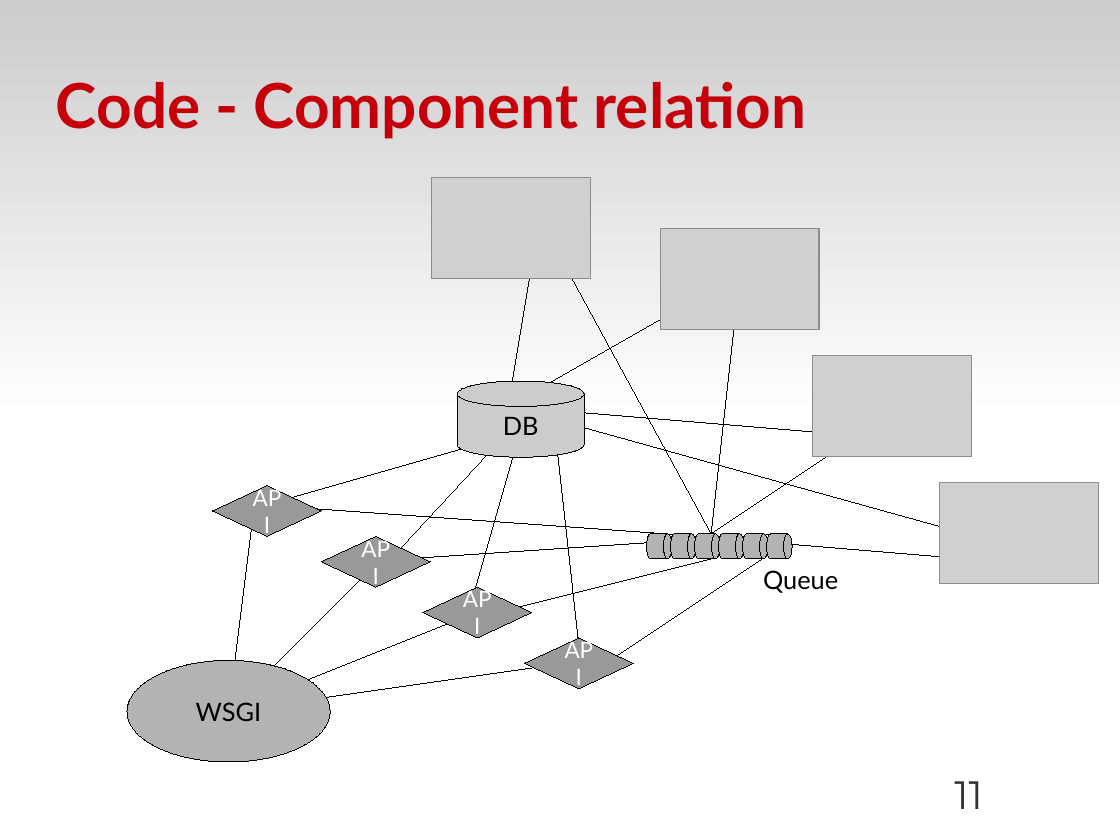
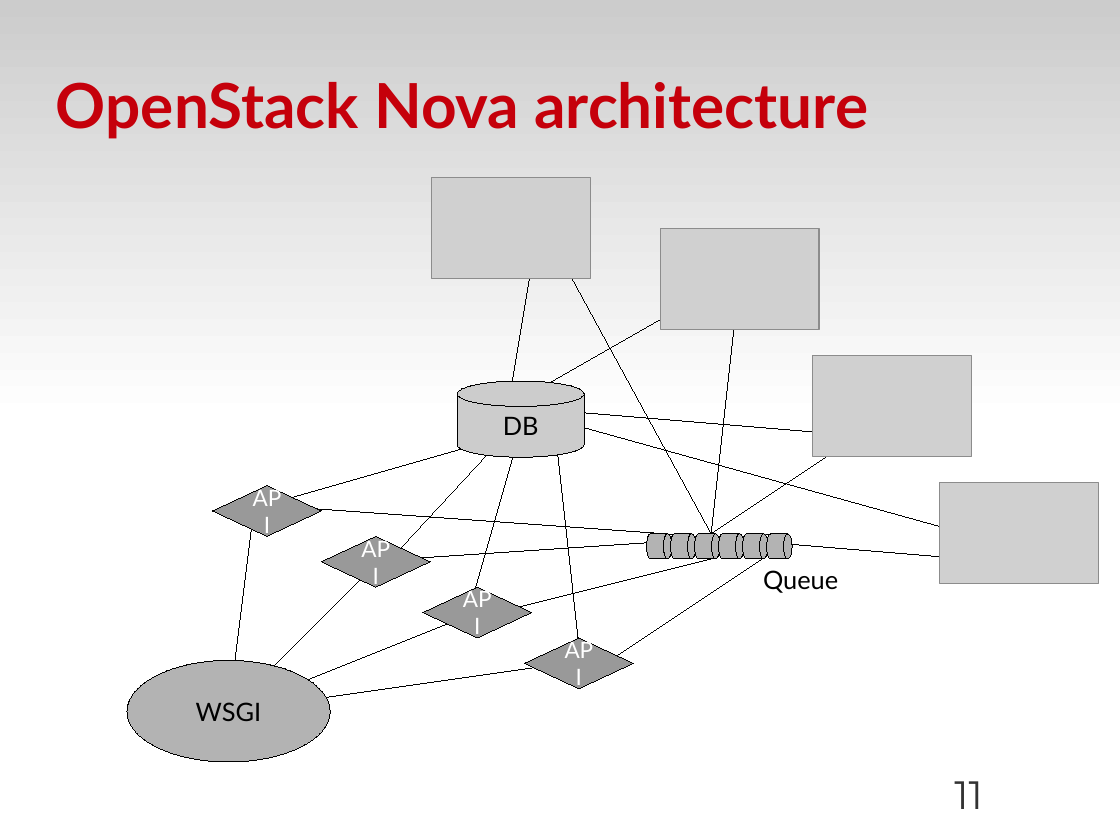
Before and after one commit to zyluo/talk-COSUG-2012, a slide deck: slide 11 of COSUG-2012.odp. Drawn at 1120x840 pixels with LibreOffice and Linux fonts; fonts in the diff are those of the drawing; grey boxes stand for pictures; background and template pictures are left out. Boxes give left, top, right and bottom in pixels: in the first picture for what was removed or moved away, otherwise in the second. Text is boxed around its words. In the diff, an @@ line names an element or a change of style, - is before the commit and + after.

```diff
--- a/COSUG-2012.odp
+++ b/COSUG-2012.odp
@@ title at (56, 82, 868, 139): text changed @@
-Code - Component relation
+OpenStack Nova architecture
```
Also in this commit, not shown: 9 other slides changed, 2 other files.
